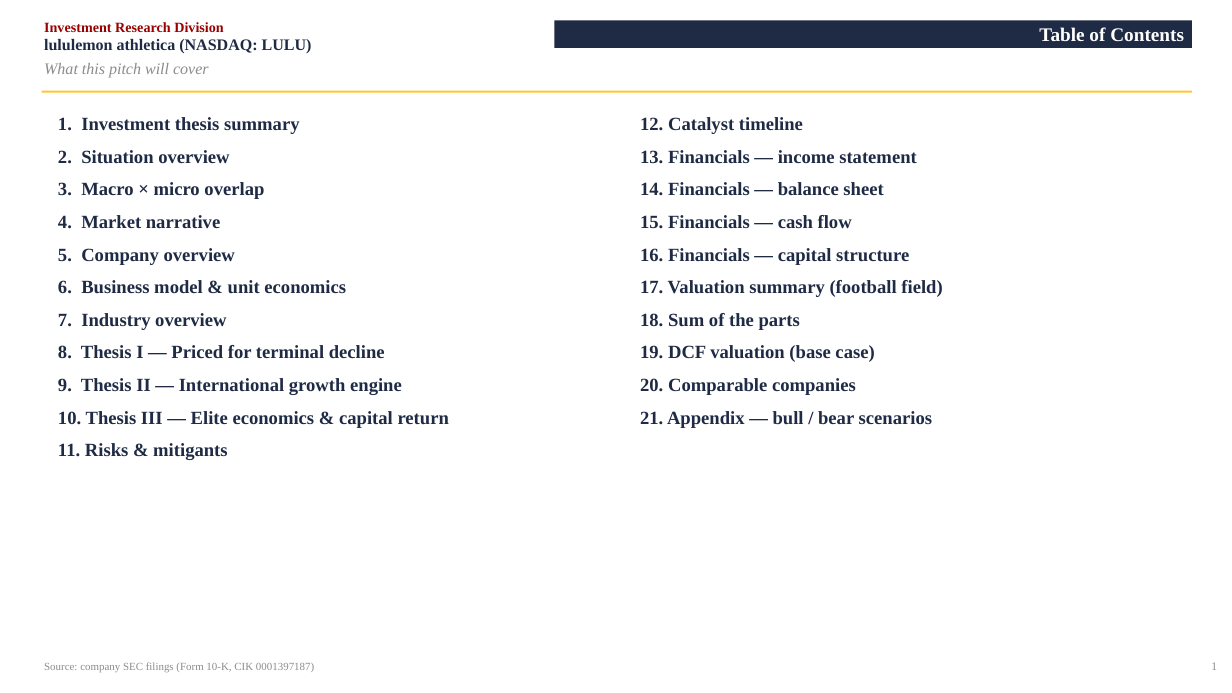
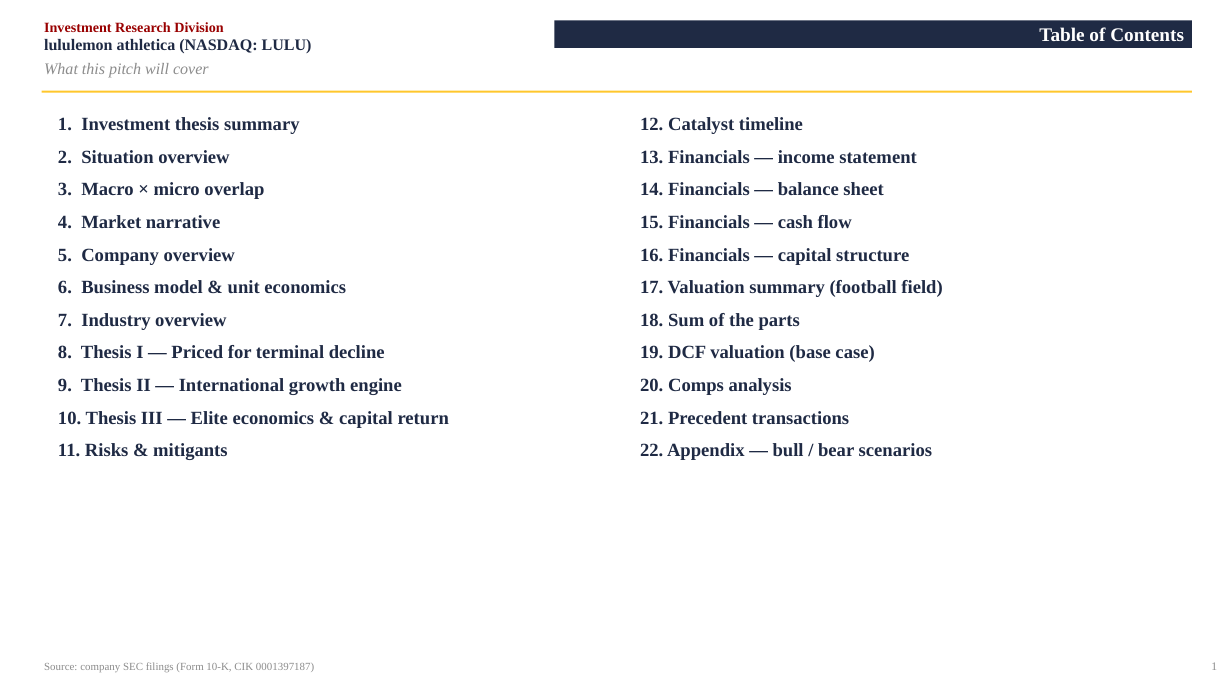
Before and after one commit to vengeanceaiUSC/RM, a slide deck: slide 2 of LULU/LULU_Investment_Pitch_Deck.pptx. Drawn at 1232x693 pixels with LibreOffice and Linux fonts; fonts in the diff are those of the drawing. Boxes give left, top, right and bottom in pixels: in the first picture for what was removed or moved away, otherwise in the second. Text is boxed around its words. In the diff, an @@ line names an element or a change of style, - is before the commit and + after.

```diff
--- a/LULU/LULU_Investment_Pitch_Deck.pptx
+++ b/LULU/LULU_Investment_Pitch_Deck.pptx
@@ text at <box>640,378,932,460</box>: text changed @@
-20. Comparable companies
-21. Appendix — bull / bear scenarios
+20. Comps analysis
+21. Precedent transactions
+22. Appendix — bull / bear scenarios
```
Also in this commit, not shown: 2 other slides changed, 2 slides added, 1 slide removed, 5 other files.
